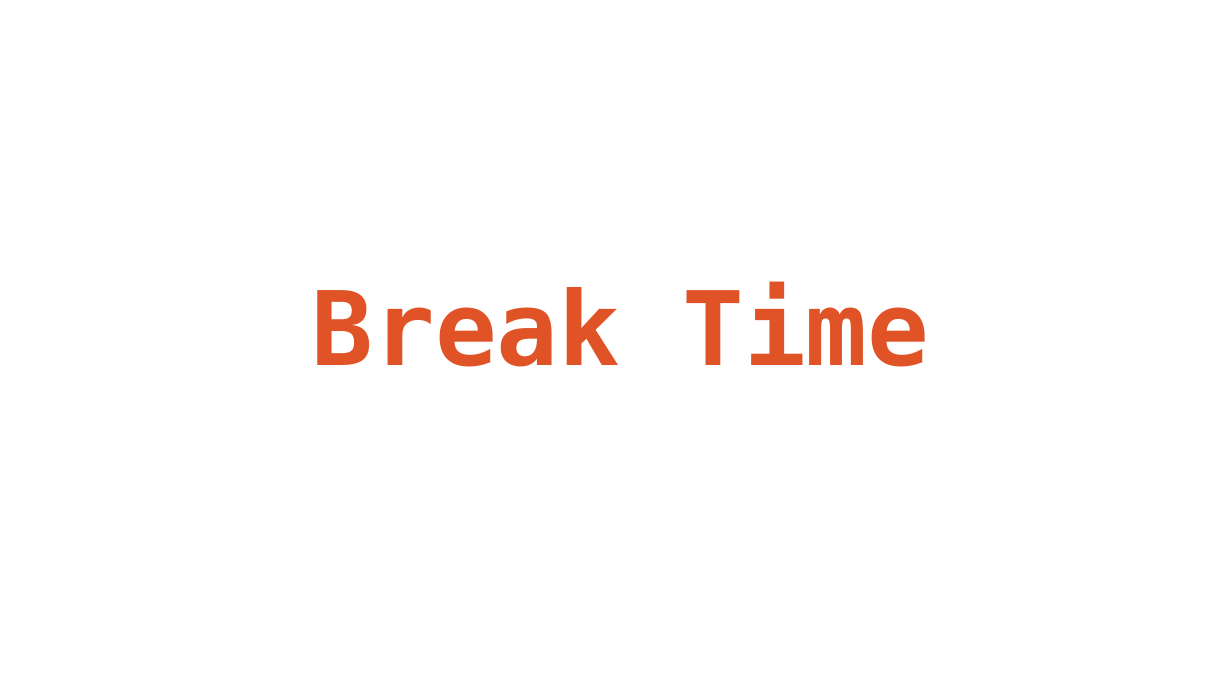
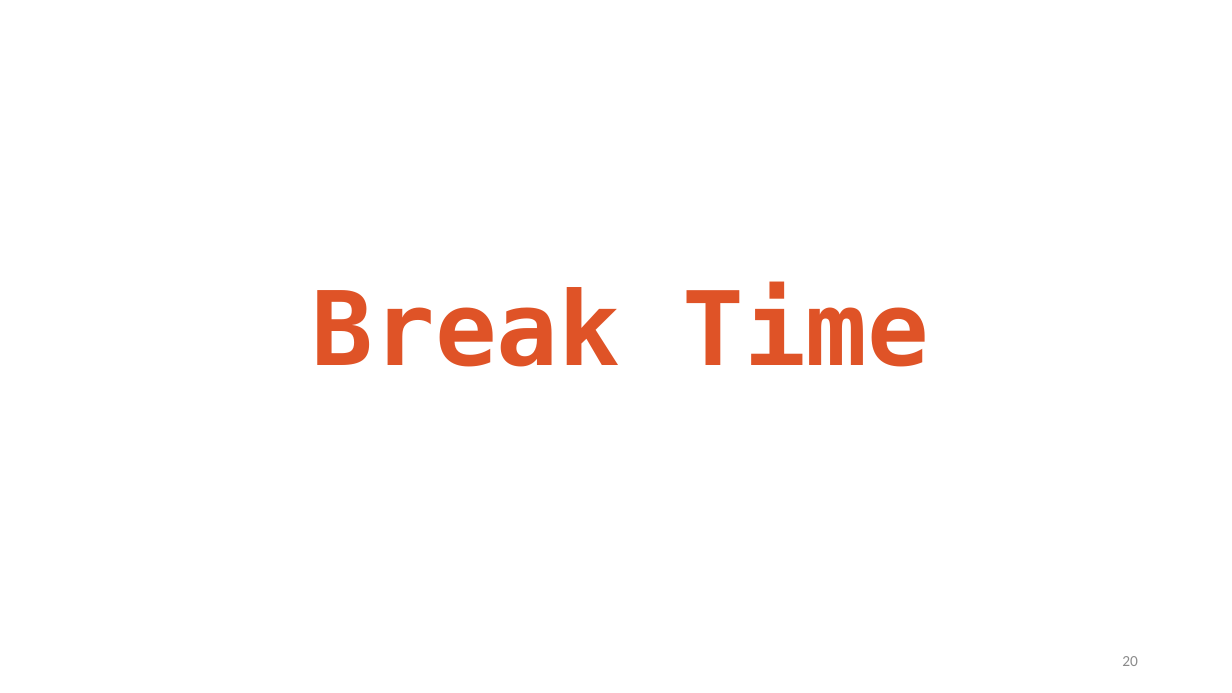
Before and after one commit to TysonStanley/EDU-6050, a slide deck: slide 20 of Slides/03_EDUC_6050_2018.pptx (slide 22 before the commit). Drawn at 1232x693 pixels with LibreOffice and Linux fonts; fonts in the diff are those of the drawing. Boxes give left, top, right and bottom in pixels: in the first picture for what was removed or moved away, otherwise in the second. Text is boxed around its words. In the diff, an @@ line names an element or a change of style, - is before the commit and + after.

```diff
--- a/Slides/03_EDUC_6050_2018.pptx
+++ b/Slides/03_EDUC_6050_2018.pptx
@@ page number added at [1122, 656, 1138, 666], 12 pt, text #8C8C8C @@
+20
```
Also in this commit, not shown: 15 other slides changed, 5 slides added, 15 slides removed, 5 other files.
